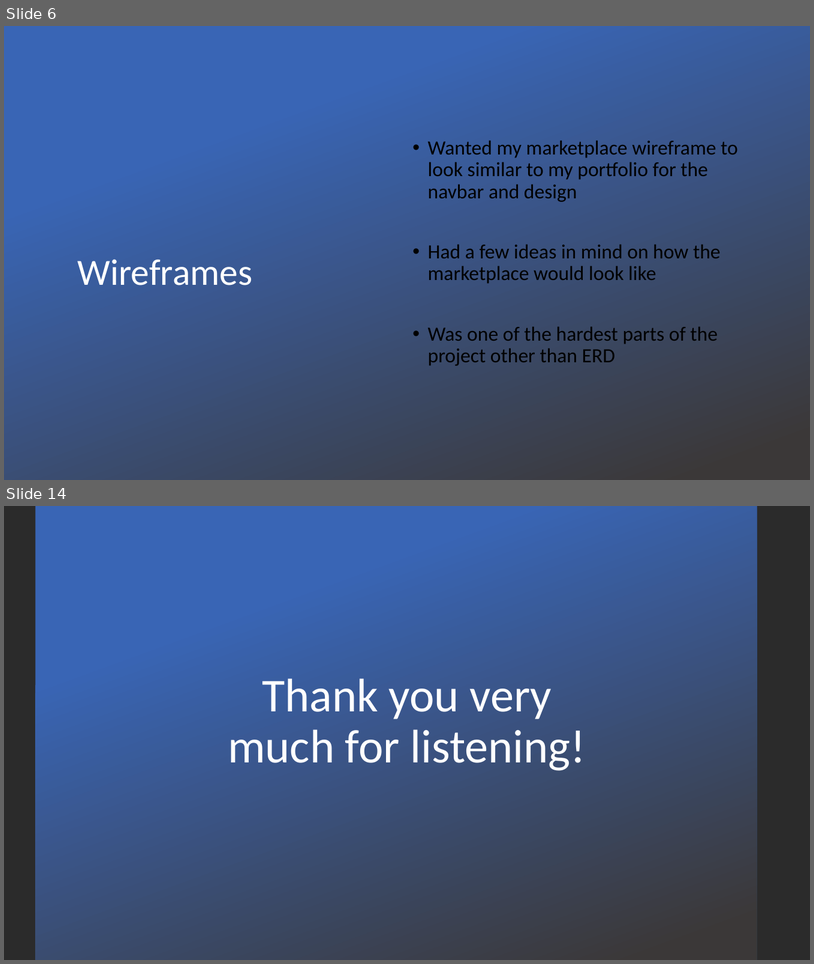
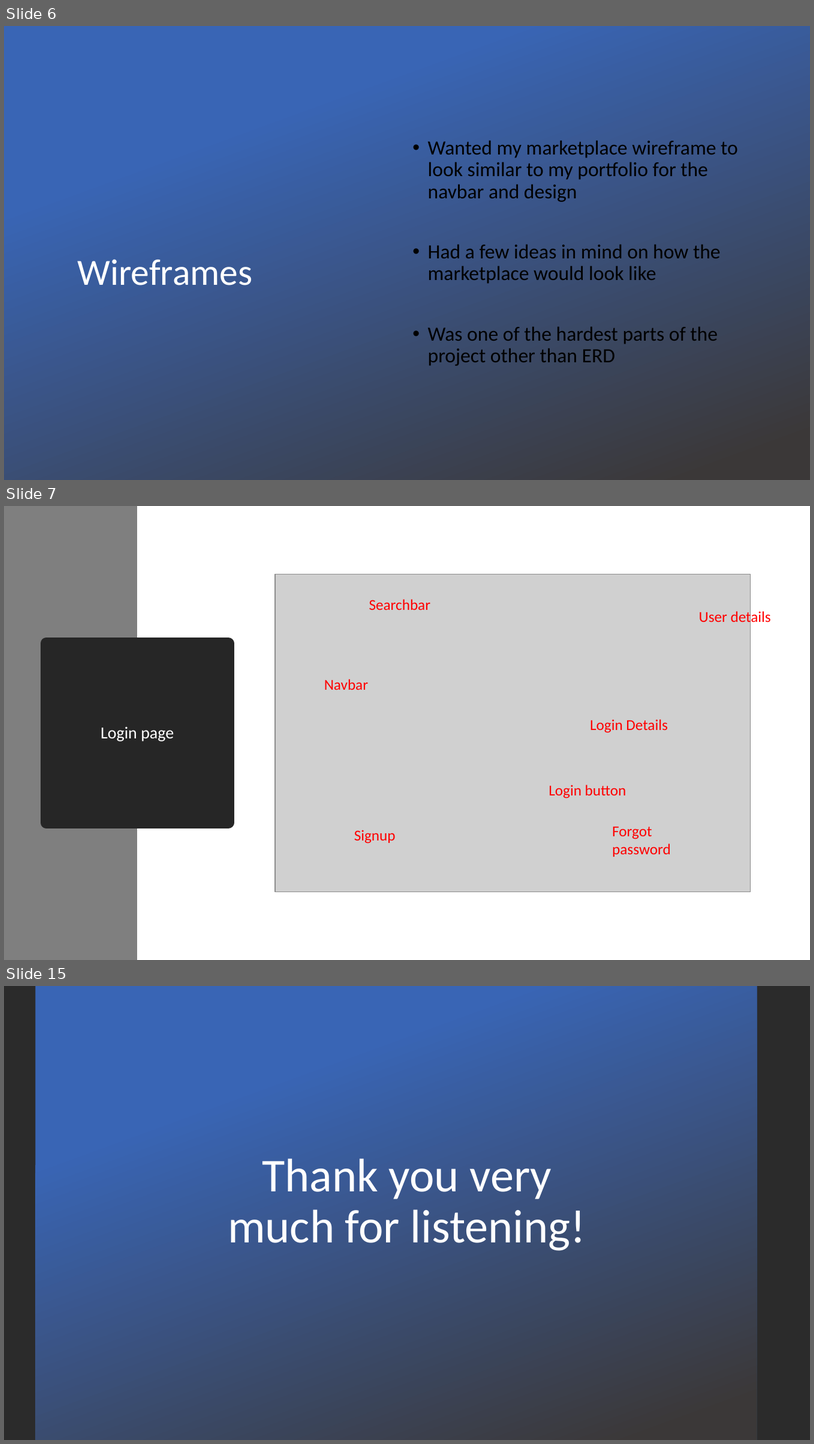
Before and after one commit to jason20194/marketplace, a slide deck: market_slide.pptx. Shown one above the other, each under a label of ours: slides 6 and 14 before the commit, slides 6, 7 and 15 after it; the slides between them are not shown. The pictures are 814x964 and 814x1444 pixels, drawn with LibreOffice and Linux fonts; fonts in the diff are those of the drawing; grey boxes stand for pictures; background and template pictures are left out; a plain dark background stands for a picture behind light text. Boxes give left, top, right and bottom in pixels: in the first picture for what was removed or moved away, otherwise in the second. Text is boxed around its words. In the diff, an @@ line names an element or a change of style, - is before the commit and + after.

```diff
--- a/market_slide.pptx
+++ b/market_slide.pptx
@@ slide 7 added at (4, 506, 810, 960), background #FFFFFF @@
@@ rectangle added at (4, 506, 137, 960), fill #7F7F7F @@
@@ picture added at (275, 574, 750, 892) @@
@@ text added at (369, 599, 431, 610), 18 pt, text #FF0000 @@
+Searchbar
@@ text added at (699, 609, 771, 625), 18 pt, text #FF0000 @@
+User details
@@ title added at (47, 643, 228, 822), fill #262626, outline #262626 13.75 pt, 20 pt, text #FFFFFF @@
+Login page
@@ text added at (324, 679, 368, 690), 18 pt, text #FF0000 @@
+Navbar
@@ text added at (590, 719, 668, 733), 18 pt, text #FF0000 @@
+Login Details
@@ text added at (549, 784, 627, 798), 18 pt, text #FF0000 @@
+Login button
@@ text added at (354, 829, 396, 843), 18 pt, text #FF0000 @@
+Signup
@@ text added at (612, 826, 671, 856), 18 pt, text #FF0000 @@
+Forgot password
@@ what was slide 14 is now slide 15 @@
```
Also in this commit, not shown: 5 slides changed, 2 other slides added, 2 slides removed.
